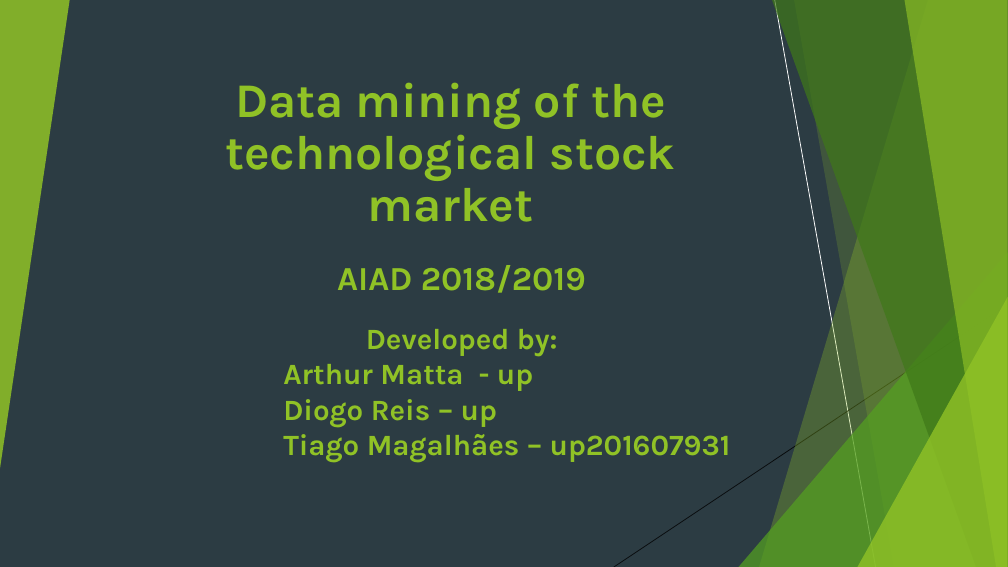
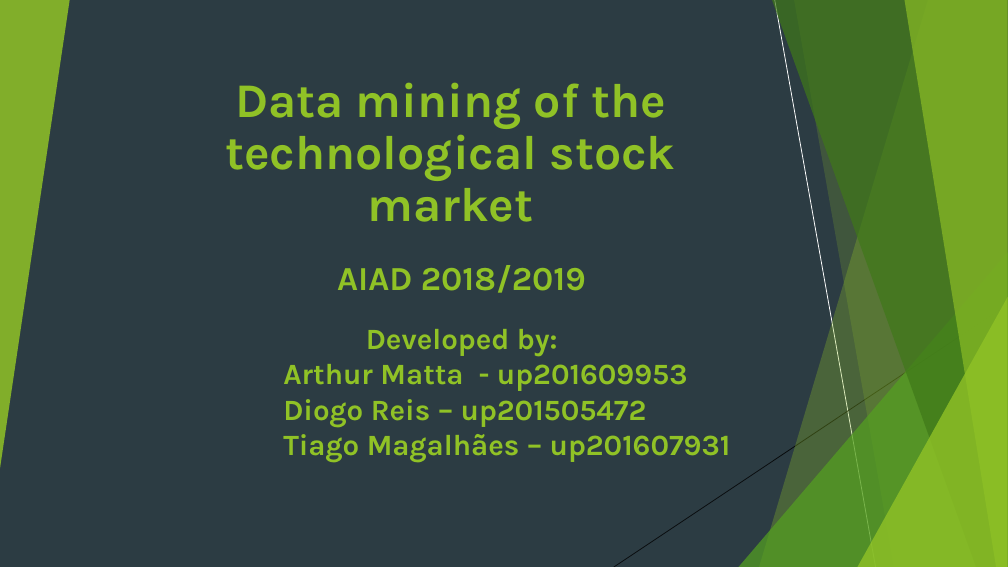
Before and after one commit to Antypurus/AIAD, a slide deck: slide 1 of docs/AIAD_Second_Presentation.pptx. Drawn at 1008x567 pixels with LibreOffice and Linux fonts; fonts in the diff are those of the drawing. Boxes give left, top, right and bottom in pixels: in the first picture for what was removed or moved away, otherwise in the second. Text is boxed around its words. In the diff, an @@ line names an element or a change of style, - is before the commit and + after.

```diff
--- a/docs/AIAD_Second_Presentation.pptx
+++ b/docs/AIAD_Second_Presentation.pptx
@@ text at (283,364,688,427): text changed @@
-      Arthur Matta - up
-      Diogo Reis – up
+      Arthur Matta - up201609953
+      Diogo Reis – up201505472
```
Also in this commit, not shown: 5 other slides changed.
